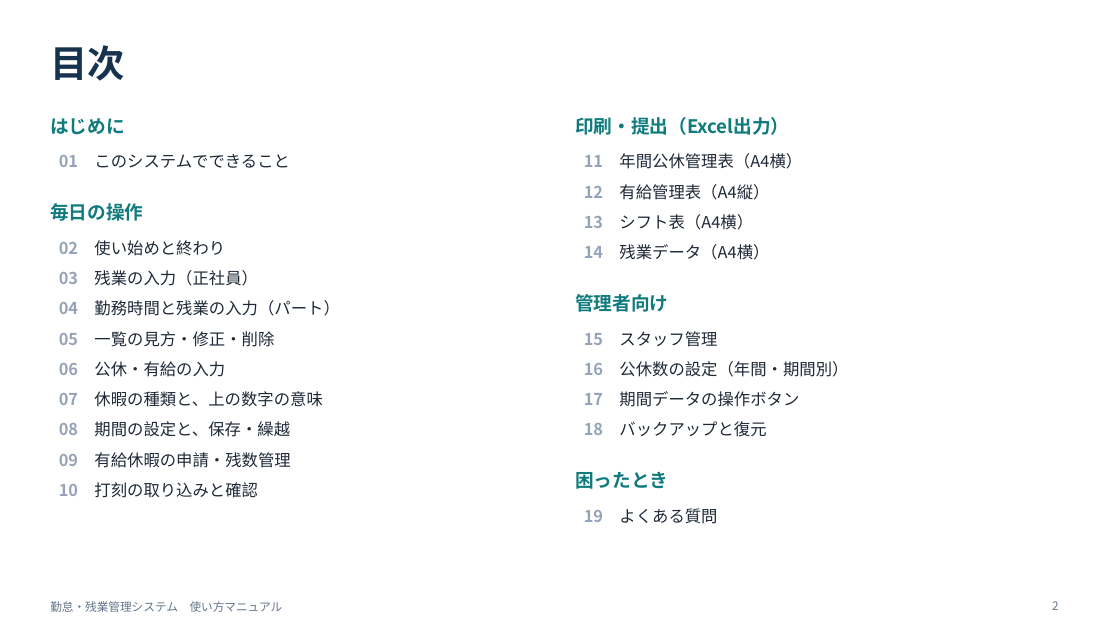
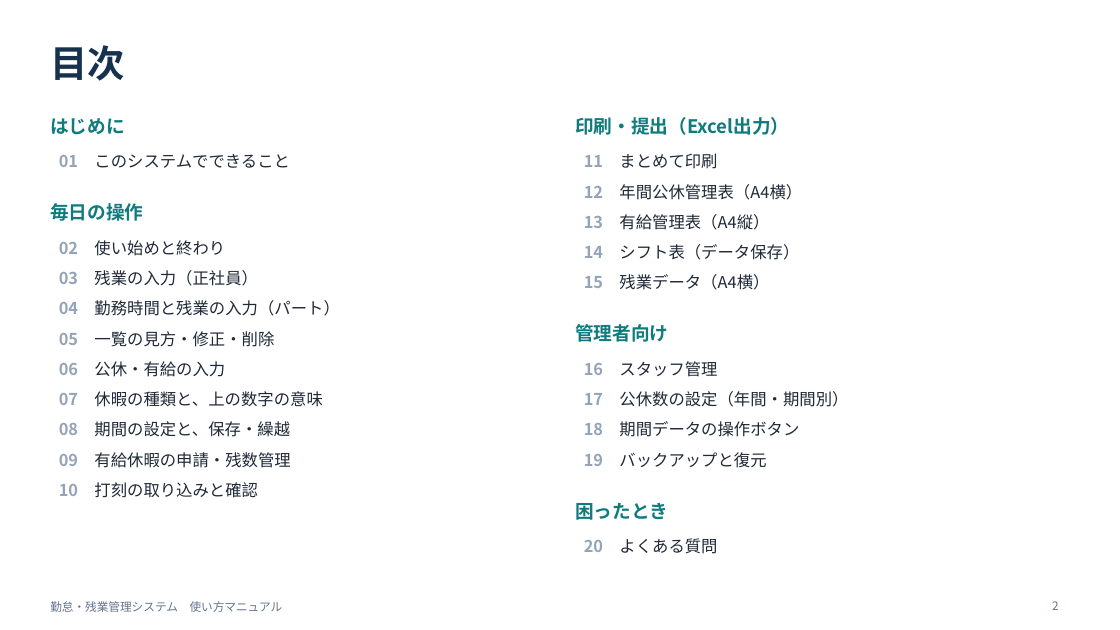
Before and after one commit to miyahara38/kintai, a slide deck: slide 2 of manual/kintai-manual.pptx. Drawn at 1120x630 pixels with LibreOffice and Linux fonts; fonts in the diff are those of the drawing. Boxes give left, top, right and bottom in pixels: in the first picture for what was removed or moved away, otherwise in the second. Text is boxed around its words. In the diff, an @@ line names an element or a change of style, - is before the commit and + after.

```diff
--- a/manual/kintai-manual.pptx
+++ b/manual/kintai-manual.pptx
@@ text at (x1=584, y1=153, x2=717, y2=169): text changed @@
-11 年間公休管理表（A4横）
+11 まとめて印刷
@@ text at (x1=584, y1=184, x2=802, y2=200): text changed @@
-12 有給管理表（A4縦）
+12 年間公休管理表（A4横）
@@ text at (x1=584, y1=214, x2=769, y2=230): text changed @@
-13 シフト表（A4横）
+13 有給管理表（A4縦）
@@ text at (x1=584, y1=244, x2=799, y2=260): text changed @@
-14 残業データ（A4横）
+14 シフト表（データ保存）
@@ text added at (x1=584, y1=274, x2=769, y2=290), 14 pt, text #1F2937 @@
+15 残業データ（A4横）
@@ text "管理者向け" moved from (x1=575, y1=294, x2=668, y2=312) to (x1=575, y1=324, x2=668, y2=342) @@
@@ text at (x1=584, y1=361, x2=717, y2=377): text changed @@
-15 スタッフ管理
+16 スタッフ管理
@@ text at (x1=584, y1=391, x2=848, y2=407): text changed @@
-16 公休数の設定（年間・期間別）
+17 公休数の設定（年間・期間別）
@@ text at (x1=584, y1=421, x2=799, y2=437): text changed @@
-17 期間データの操作ボタン
+18 期間データの操作ボタン
@@ text at (x1=584, y1=452, x2=766, y2=468): text changed @@
-18 バックアップと復元
+19 バックアップと復元
@@ text "困ったとき" moved from (x1=575, y1=472, x2=668, y2=489) to (x1=575, y1=503, x2=668, y2=520) @@
@@ text at (x1=584, y1=538, x2=717, y2=554): text changed @@
-19 よくある質問
+20 よくある質問
```
Also in this commit, not shown: 12 other slides changed, 3 slides added, 2 other files.
